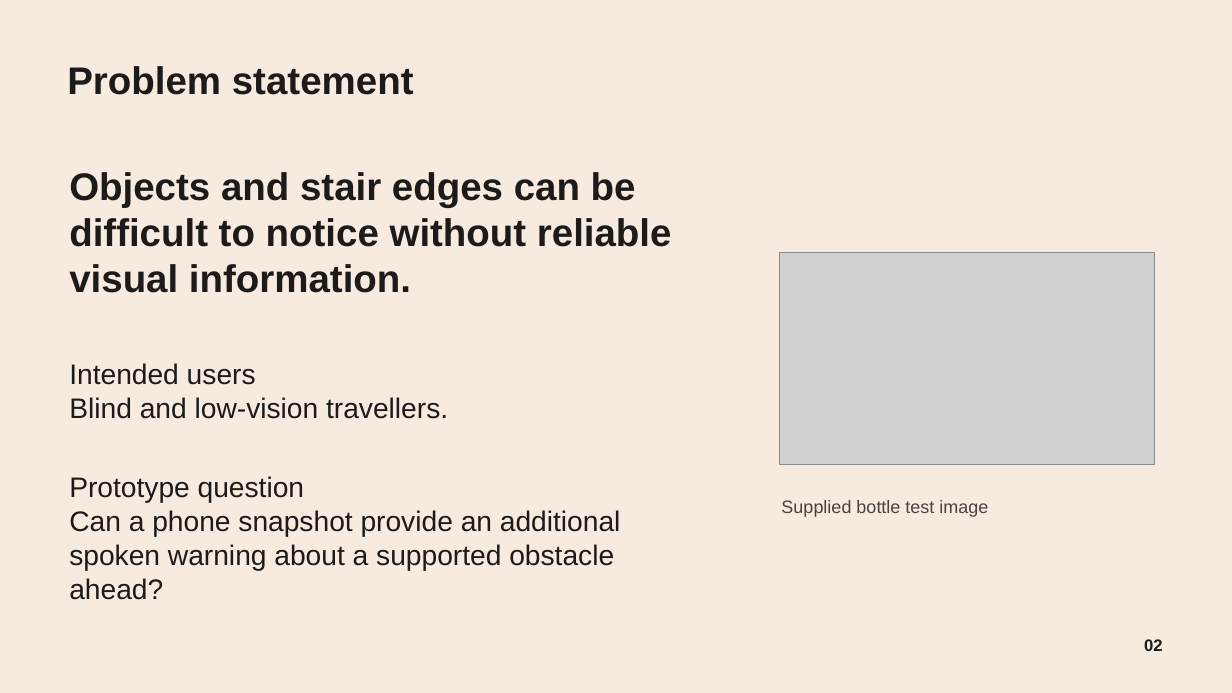
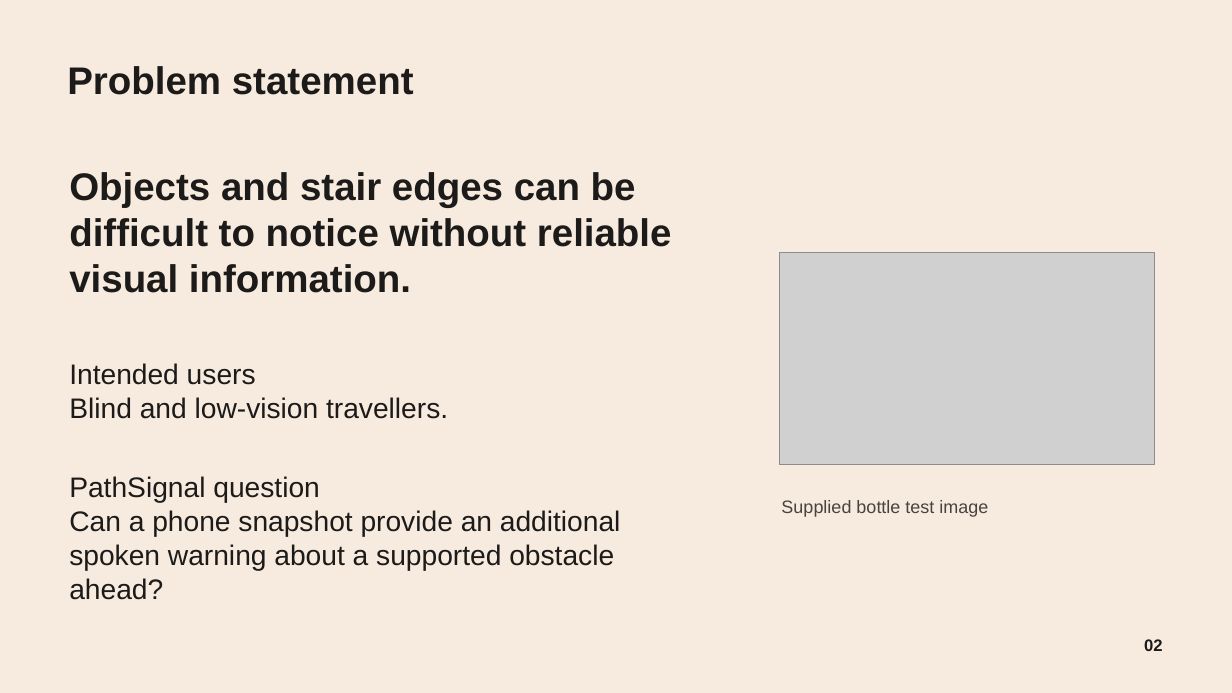
Before and after one commit to Omphile-coder/PathSignal, a slide deck: slide 2 of PathSignal — Final Year Project.pptx. Drawn at 1232x693 pixels with LibreOffice and Linux fonts; fonts in the diff are those of the drawing; grey boxes stand for pictures; background and template pictures are left out. Boxes give left, top, right and bottom in pixels: in the first picture for what was removed or moved away, otherwise in the second. Text is boxed around its words. In the diff, an @@ line names an element or a change of style, - is before the commit and + after.

```diff
--- a/PathSignal — Final Year Project.pptx
+++ b/PathSignal — Final Year Project.pptx
@@ text at (x1=69, y1=476, x2=320, y2=503): text changed @@
-Prototype question
+PathSignal question
```
Also in this commit, not shown: 8 other slides changed.
